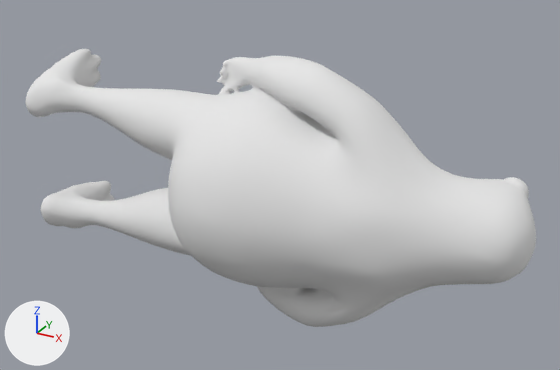
One commit to the Blender file source/nailong_ped.blend: the scene before it, then after it.
The view is the same before and after, from a 50 mm lens placed at (1.235, -2.28, 1.164), pointed at (-0.031, 0.021, 0.013). Lighting does not change. The marker at lower left points along +X, +Y and +Z. The first picture is the older version.

In view in the first picture: 'unnamed'.
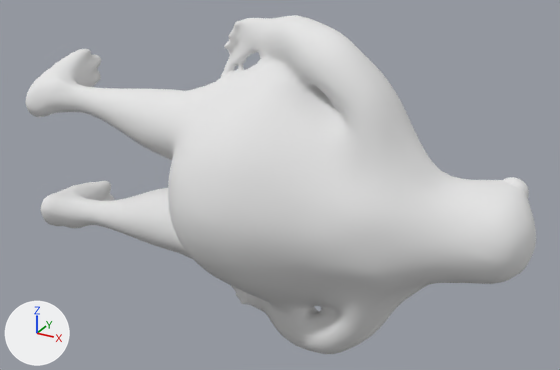
Where the change shows, as pixel boxes [x1, y1, x2, y2] in the pictures (560 x 370 px; the box of a moved part takes in the faces that stretch with it):
'unnamed', reshaped (22% taller)
    before: [25, 49, 536, 327]
    after: [25, 15, 536, 354]
part 1 of me_unnamed_001, moved or reshaped
    before: [172, 56, 496, 327]
    after: [172, 15, 496, 354]

The change in detail:
me_unnamed_001 is used by ob_unnamed; location (0.0, 0.0, 0.0).
me_unnamed_001 had 5417 vertices, 10800 faces, 1 loose edge and spanned x -1.03..0.89, y -0.37..0.37, z -0.49..0.5.
me_unnamed_001 now has 5417 vertices, 10800 faces, 1 loose edge and spans x -1.03..0.89, y -0.37..0.37, z -0.62..0.64.
me_unnamed_001 part 1: 2095 of 5417 vertices moved; they spanned x -0.39..0.7, y -0.32..0.27, z -0.49..0.5 and now span x -0.39..0.7, y -0.32..0.27, z -0.62..0.64; mean shift (0.03, 0.0, 0.0); largest move (-0.08, 0.02, -0.47) -> (0.0, 0.02, -0.62).
